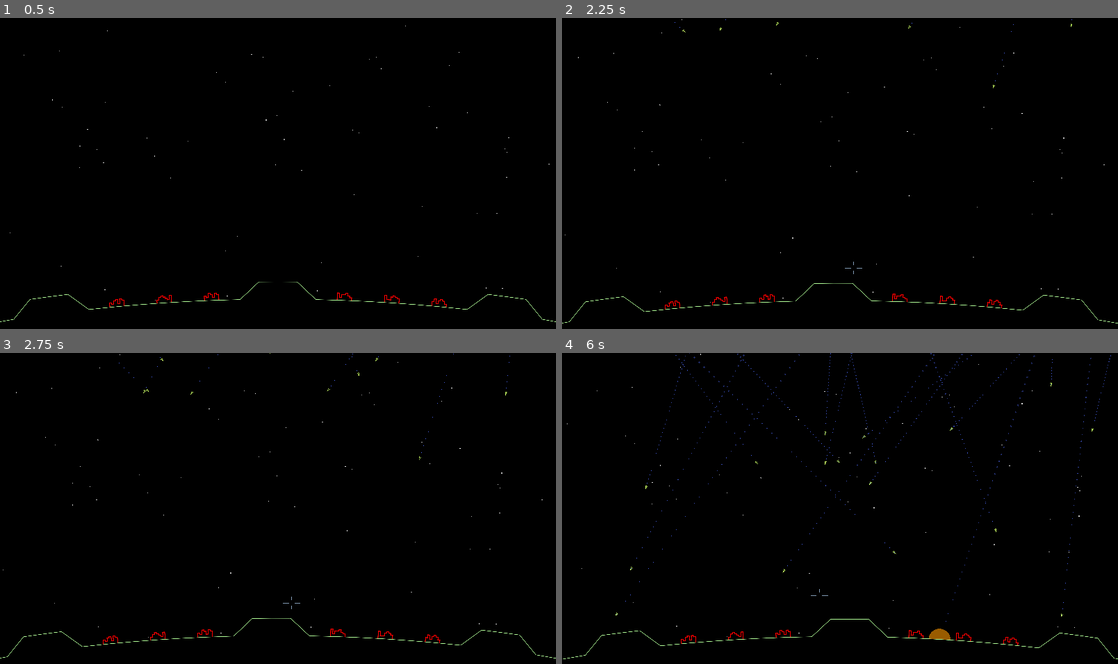
Above: before the commit, frames 1-4 (two rows, left to right).
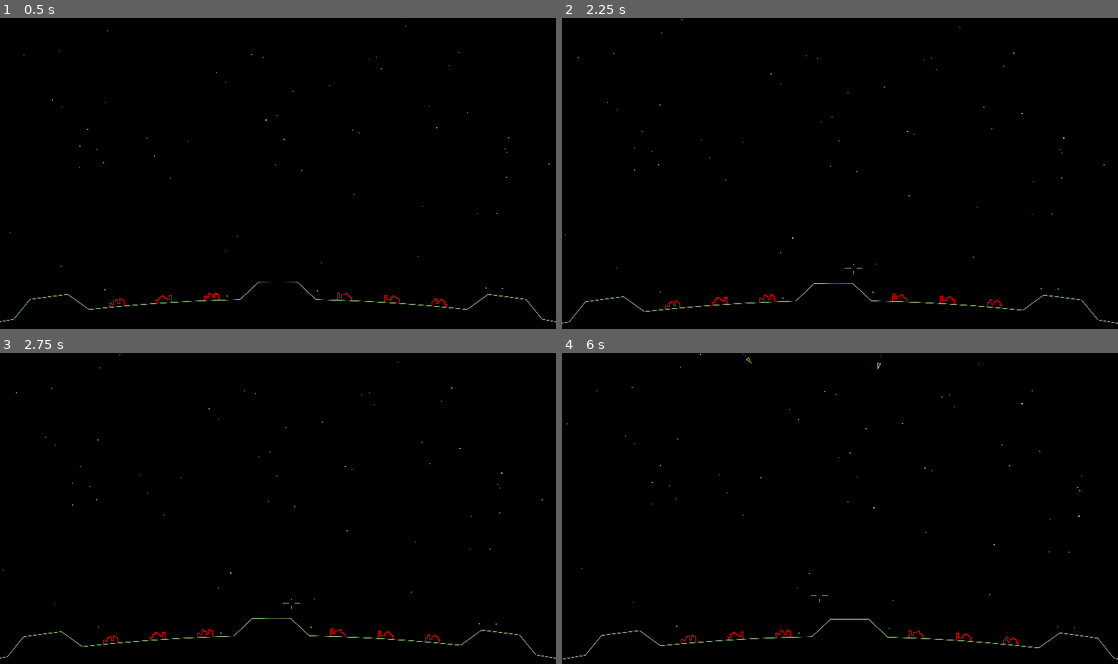
Above: after the commit, the same moments.

Repository: tartley/missile-commander
Game: Godot game, scene res://main.tscn
Same seed, same stepped clock (60 frames per second), same inputs: the game is played once before the commit and once after it.
Inputs (mouse positions are in pixels of both pictures, inside the frame that each line leads up to):
- Up to frame 1 (0.5 s): no input
- Up to frame 2 (2.25 s): tap Enter at 0.5, 2 s; move the mouse to (867, 173) at 0.52 s; tap Space at 1.25 s; move the mouse to (812, 176) at 1.27 s; move the mouse to (851, 167) at 2.02 s
- Up to frame 3 (2.75 s): no input
- Up to frame 4 (6 s): move the mouse to (834, 514) at 2.77 s; move the mouse to (878, 511) at 3.52 s; move the mouse to (795, 505) at 4.27 s; move the mouse to (845, 508) at 5.02 s; move the mouse to (817, 502) at 5.77 s

Frame 1 is identical in both runs. In frame 2, less than 0.1% of the frame differs, in the area x 20-92%, y 0-80%; in frame 3, less than 0.1%; in frame 4, 0.4%, in the area x 9-99%, y 0-93%.

Commit message:
Load scenes using 'preload' instead of @export
This seems a bit more canonical, and completely specifies the scene in
the visible source code, instead of a GUI editor property.

Diff:
--- a/main.gd
+++ b/main.gd
@@ -1,14 +1,14 @@
 class_name Main extends Node
 
-@export var Missile:PackedScene
-@export var City:PackedScene
+var Missile:PackedScene = preload("res://missile.tscn")
+var City:PackedScene = preload("res://city.tscn")
 
 func launch_missile():
     var missile = Missile.instantiate()
-    var start := Vector2(randf_range(-2000, +2000), randf_range(14500, 15000))
+    var start := Vector2(randf_range(-2000, +2000), randf_range(14500, 30000))
     var targets:Array[Vector2] = $World/Ground.gaps + $World/Ground.cities
     var destination:Vector2 = targets.pick_random()
-    var speed := randf_range(100, 600)
+    var speed := randf_range(50, 300)
     missile.launch(start, destination, speed)
     $World.add_child(missile)
 
@@ -19,7 +19,7 @@
         $World.add_child(city)
 
 func begin_level():
-    for _i in range(20):
+    for _i in range(50):
         launch_missile()
 
 func _ready() -> void:
--- a/missile.gd
+++ b/missile.gd
@@ -1,8 +1,8 @@
 extends Node2D
 
-@export var Pop:PackedScene
+var Pop:PackedScene = preload("res://pop.tscn")
 
-const SIZE := 20.0
+const SIZE := 40.0
 const verts: Array[Vector2] = [
     Vector2(0.0, -SIZE/2.0),
     Vector2(-SIZE/4.0, +SIZE/2.0),
--- a/missile.tscn
+++ b/missile.tscn
@@ -1,7 +1,6 @@
-[gd_scene load_steps=6 format=3 uid="uid://beborlibqojkp"]
+[gd_scene load_steps=5 format=3 uid="uid://beborlibqojkp"]
 
 [ext_resource type="Script" path="res://missile.gd" id="1_ag1ef"]
-[ext_resource type="PackedScene" uid="uid://bkqmkdfhp44om" path="res://pop.tscn" id="2_lv8kg"]
 [ext_resource type="Script" path="res://trail.gd" id="3_10owv"]
 
 [sub_resource type="Curve" id="Curve_jjgk3"]
@@ -16,7 +15,6 @@
 z_index = 1
 collision_layer = 0
 script = ExtResource("1_ag1ef")
-Pop = ExtResource("2_lv8kg")
 metadata/_edit_group_ = true
 
 [node name="Trail" type="CPUParticles2D" parent="."]
--- a/mouse.gd
+++ b/mouse.gd
@@ -21,6 +21,7 @@
         value.constrain(extent_polar)
         polar = value
         position = polar.radius * Vector2.from_angle(PI/2 - polar.angle)
+        rotation = -polar.angle
         normalized = extent_polar.normalize(polar)
 
 # normalized mouse position to lie within (-1 to 1, 0 to 1)
